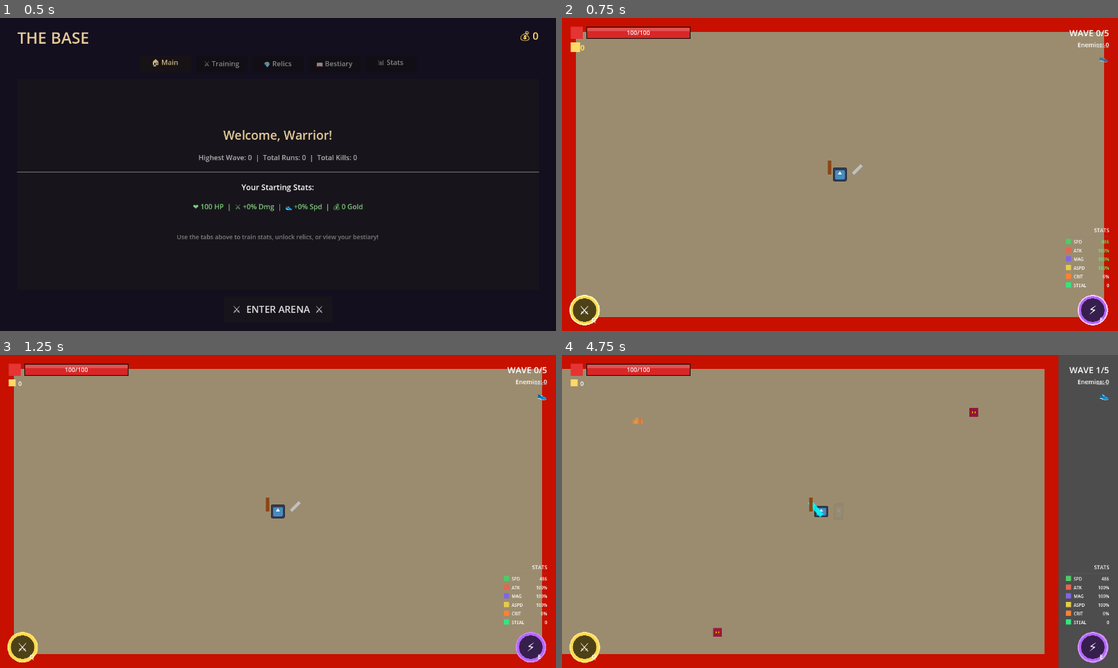
Above: before the commit, frames 1-4 (two rows, left to right).
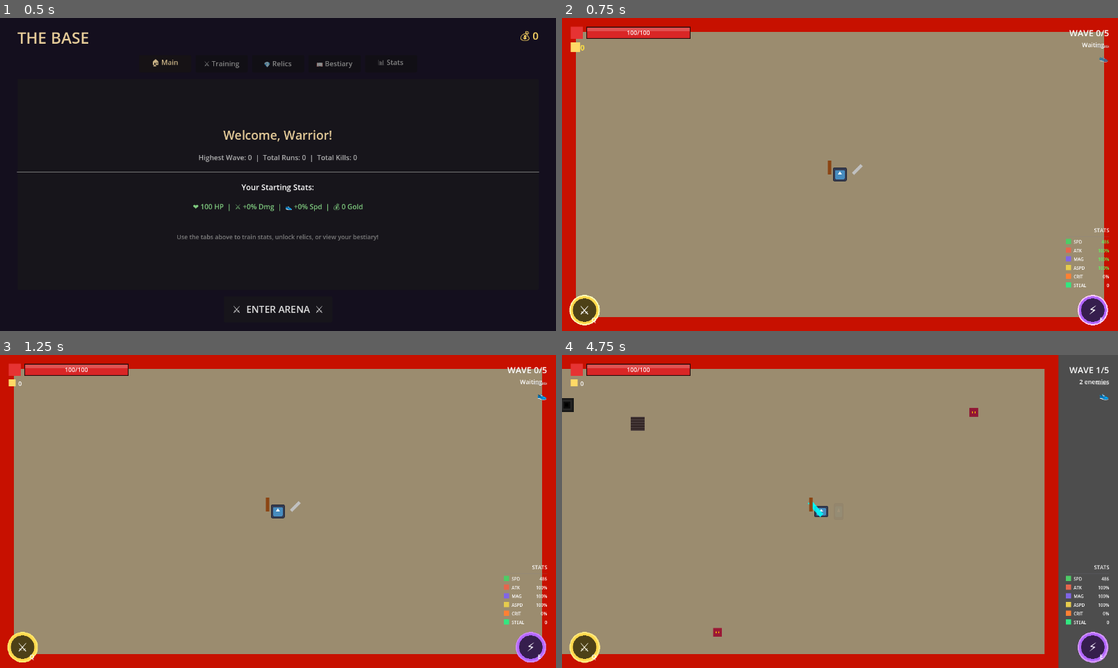
Above: after the commit, the same moments.

Repository: Azgr9/chaos
Game: Godot game, scene res://Scenes/Main/Base.tscn
Two runs of this game, one before a commit and one after it. Both use one fixed random seed, a clock stepped at 60 frames per second and the inputs below. The engine's default icon, where the game draws it, is replaced by a stand-in: a white triangle on a blue panel in a dark square.
Inputs (mouse positions are in pixels of both pictures, inside the frame that each line leads up to):
- Up to frame 1 (0.5 s): no input
- Up to frame 2 (0.75 s): click "⚔️ ENTER ARENA ⚔️" at 0.5 s
- Up to frame 3 (1.25 s): no input
- Up to frame 4 (4.75 s): tap Enter at 1.25 s; move the mouse to (962, 495) at 1.27 s; hold D (move_right) 1.28-2 s; tap Space (dash) at 1.35, 4.35 s; click (962, 495) at 1.42 s; drag from (728, 527) to (867, 508) at 2.02 s; move the mouse to (895, 442) at 2.77 s; hold D (move_right) 2.78-3.5 s; click (895, 442) at 2.85 s; drag from (812, 574) to (851, 511) at 3.52 s; move the mouse to (1006, 558) at 4.27 s; hold A (move_left) from 4.28 s (still down); click (1006, 558) at 4.42 s

Frame 1 is identical in both runs. In frame 2, less than 0.1% of the frame differs, in the area x 92-99%, y 7-10%; in frame 3, less than 0.1%; in frame 4, 0.3%, in the area x 0-99%, y 7-25%.

Commit message:
a

Diff:
--- a/Scenes/hazards/Crusher.tscn
+++ b/Scenes/hazards/Crusher.tscn
@@ -21,7 +21,7 @@
 
 [node name="WarningSprite" type="Sprite2D" parent="."]
 visible = false
-z_index = -1
+z_index = 2
 
 [node name="WarningRect" type="ColorRect" parent="WarningSprite"]
 offset_left = -32.0
@@ -31,7 +31,7 @@
 color = Color(0.4, 0.2, 0.1, 0.5)
 
 [node name="ActiveSprite" type="Sprite2D" parent="."]
-z_index = -2
+z_index = 3
 
 [node name="FloorTile" type="ColorRect" parent="ActiveSprite"]
 offset_left = -32.0
--- a/Scenes/hazards/FireGrate.tscn
+++ b/Scenes/hazards/FireGrate.tscn
@@ -17,7 +17,7 @@
 
 [node name="WarningSprite" type="Sprite2D" parent="."]
 visible = false
-z_index = -1
+z_index = 2
 
 [node name="WarningRect" type="ColorRect" parent="WarningSprite"]
 offset_left = -32.0
@@ -27,10 +27,10 @@
 color = Color(0.5, 0.3, 0.1, 0.5)
 
 [node name="ActiveSprite" type="Sprite2D" parent="."]
-z_index = -1
+z_index = 3
 
 [node name="GrateSprite" type="ColorRect" parent="."]
-z_index = -1
+z_index = 3
 offset_left = -32.0
 offset_top = -32.0
 offset_right = 32.0
--- a/Scenes/hazards/FloorSpikes.tscn
+++ b/Scenes/hazards/FloorSpikes.tscn
@@ -17,7 +17,7 @@
 
 [node name="WarningSprite" type="Sprite2D" parent="."]
 visible = false
-z_index = -1
+z_index = 2
 
 [node name="WarningRect" type="ColorRect" parent="WarningSprite"]
 offset_left = -32.0
@@ -27,15 +27,15 @@
 color = Color(0.3, 0.2, 0.1, 0.5)
 
 [node name="ActiveSprite" type="Sprite2D" parent="."]
-z_index = -1
+z_index = 3
 
 [node name="FloorTile" type="ColorRect" parent="."]
-z_index = -1
+z_index = 3
 offset_left = -32.0
 offset_top = -32.0
 offset_right = 32.0
 offset_bottom = 32.0
-color = Color(0.25, 0.2, 0.18, 1)
+color = Color(0.35, 0.28, 0.22, 1)
 
 [node name="Crack1" type="ColorRect" parent="FloorTile"]
 offset_left = 10.0
--- a/Scenes/hazards/Pit.tscn
+++ b/Scenes/hazards/Pit.tscn
@@ -18,7 +18,7 @@
 
 [node name="WarningSprite" type="Sprite2D" parent="."]
 visible = false
-z_index = -1
+z_index = 2
 
 [node name="WarningCircle" type="ColorRect" parent="WarningSprite"]
 offset_left = -32.0
@@ -35,34 +35,34 @@
 color = Color(1, 0.3, 0.1, 0.8)
 
 [node name="ActiveSprite" type="Sprite2D" parent="."]
-z_index = -2
+z_index = 5
 
 [node name="PitOuter" type="ColorRect" parent="ActiveSprite"]
 offset_left = -32.0
 offset_top = -32.0
 offset_right = 32.0
 offset_bottom = 32.0
-color = Color(0.3, 0.3, 0.3, 1)
+color = Color(0.1, 0.1, 0.1, 1)
 
 [node name="PitMiddle" type="ColorRect" parent="ActiveSprite"]
 offset_left = -24.0
 offset_top = -24.0
 offset_right = 24.0
 offset_bottom = 24.0
-color = Color(0.4, 0.4, 0.4, 1)
+color = Color(0.15, 0.15, 0.15, 1)
 
 [node name="PitCenter" type="ColorRect" parent="ActiveSprite"]
 offset_left = -16.0
 offset_top = -16.0
 offset_right = 16.0
 offset_bottom = 16.0
-color = Color(0.5, 0.5, 0.5, 1)
+color = Color(0.05, 0.05, 0.05, 1)
 
 [node name="PitHighlight" type="ColorRect" parent="ActiveSprite"]
 offset_left = -8.0
 offset_top = -8.0
 offset_right = 8.0
 offset_bottom = 8.0
-color = Color(0.6, 0.6, 0.6, 1)
+color = Color(0.0, 0.0, 0.0, 1)
 
 [node name="AnimationPlayer" type="AnimationPlayer" parent="."]
--- a/Scenes/hazards/SpikeWall.tscn
+++ b/Scenes/hazards/SpikeWall.tscn
@@ -17,7 +17,7 @@
 
 [node name="WarningSprite" type="Sprite2D" parent="."]
 visible = false
-z_index = -1
+z_index = 2
 
 [node name="WarningRect" type="ColorRect" parent="WarningSprite"]
 offset_left = -32.0
--- a/Scripts/Game/GameManager.gd
+++ b/Scripts/Game/GameManager.gd
@@ -20,6 +20,7 @@
 var time_played: float = 0.0
 var damage_dealt: float = 0.0
 var damage_taken: float = 0.0
+var last_player_health: float = -1.0  # Track previous health for cumulative damage
 var gold: int = 0
 var total_gold_collected: int = 0
 
@@ -149,12 +150,16 @@
 
 	enemies_killed_total += 1
 
-func _on_player_damaged(current_health: float, max_health: float):
-	# Track damage taken (this is called when health changes, so we need to track the delta)
-	# Note: This receives the new health value, so we track damage as the difference from max
-	var health_lost = max_health - current_health
-	if health_lost > damage_taken:
-		damage_taken = health_lost
+func _on_player_damaged(current_health: float, _max_health: float):
+	# Track cumulative damage taken
+	if last_player_health < 0:
+		last_player_health = current_health
+		return
+
+	var delta = last_player_health - current_health
+	if delta > 0:  # Only count actual damage, not healing
+		damage_taken += delta
+	last_player_health = current_health
 
 func _show_upgrade_menu():
 	# Get upgrade menu (it's a sibling in the Game scene)
--- a/Scripts/Spells/BasicProjectile.gd
+++ b/Scripts/Spells/BasicProjectile.gd
@@ -74,9 +74,11 @@
 
 func _on_area_entered(area: Area2D):
 	var parent = area.get_parent()
+	if not parent:
+		return
 
 	# Check if it's an enemy hurtbox
-	if not parent in hit_enemies and parent.has_method("take_damage"):
+	if parent not in hit_enemies and parent.has_method("take_damage"):
 		hit_enemies.append(parent)
 
 		# Deal damage with knockback position
--- /dev/null
+++ b/Scripts/Ui/CircleProgress.gd
@@ -0,0 +1,33 @@
+# SCRIPT: CircleProgress.gd
+# Simple control that draws a filled circle with optional bottom-to-top fill
+# LOCATION: res://Scripts/Ui/CircleProgress.gd
+
+extends Control
+
+var circle_color: Color = Color.WHITE
+var fill_percent: float = 1.0  # 0 to 1, fills from bottom
+
+func _draw():
+	var center = size / 2
+	var radius = min(size.x, size.y) / 2
+
+	if fill_percent >= 1.0:
+		# Full circle
+		draw_circle(center, radius, circle_color)
+	elif fill_percent > 0.0:
+		# Partial circle - draw arc from bottom
+		var fill_height = size.y * fill_percent
+		var fill_top = size.y - fill_height
+
+		# Draw using polygon for bottom-to-top fill effect
+		var points = PackedVector2Array()
+		var segments = 64
+
+		for i in range(segments + 1):
+			var angle = PI + (i * TAU / segments)  # Start from bottom
+			var point = center + Vector2(cos(angle), sin(angle)) * radius
+			if point.y >= fill_top:
+				points.append(point)
+
+		if points.size() >= 3:
+			draw_colored_polygon(points, circle_color)
--- a/Scripts/Ui/DebugMenu.gd
+++ b/Scripts/Ui/DebugMenu.gd
@@ -18,11 +18,24 @@
 }
 
 # ============================================
+# HAZARD SCENES FOR SPAWNING
+# ============================================
+const HAZARD_SCENES = {
+	"Pit": preload("res://Scenes/hazards/Pit.tscn"),
+	"FireGrate": preload("res://Scenes/hazards/FireGrate.tscn"),
+	"FloorSpikes": preload("res://Scenes/hazards/FloorSpikes.tscn"),
+	"SpikeWall": preload("res://Scenes/hazards/SpikeWall.tscn"),
+	"Crusher": preload("res://Scenes/hazards/Crusher.tscn")
+}
+
+# ============================================
 # STATE
 # ============================================
 var is_open: bool = false
 var is_dragging_enemy: bool = false
+var is_dragging_hazard: bool = false
 var dragging_enemy_type: String = ""
+var dragging_hazard_type: String = ""
 var drag_preview: ColorRect = null
 var wave_manager: WaveManager = null
 var player_reference: Node2D = null
@@ -32,6 +45,7 @@
 # UI References
 var panel: PanelContainer = null
 var enemy_buttons: Dictionary = {}
+var hazard_buttons: Dictionary = {}
 var freeze_button: Button = null
 
 # ============================================
@@ -70,15 +84,18 @@
 		get_viewport().set_input_as_handled()
 		return
 
-	# Handle drag and drop for enemy spawning
-	if is_open and is_dragging_enemy:
+	# Handle drag and drop for enemy/hazard spawning
+	if is_open and (is_dragging_enemy or is_dragging_hazard):
 		if event is InputEventMouseMotion:
 			if drag_preview:
 				drag_preview.global_position = get_viewport().get_mouse_position() - Vector2(20, 20)
 
 		if event is InputEventMouseButton and event.button_index == MOUSE_BUTTON_LEFT:
 			if not event.pressed:  # Mouse released
-				_spawn_enemy_at_mouse()
+				if is_dragging_enemy:
+					_spawn_enemy_at_mouse()
+				elif is_dragging_hazard:
+					_spawn_hazard_at_mouse()
 				_end_drag()
 
 func toggle_debug_menu():
@@ -272,6 +289,47 @@
 		btn.pressed.connect(_on_spawn_button_pressed.bind(enemy_name))
 		grid.add_child(btn)
 		enemy_buttons[enemy_name] = btn
+
+	vbox.add_child(HSeparator.new())
+
+	# === SPAWN HAZARDS ===
+	var hazard_label = Label.new()
+	hazard_label.text = "SPAWN HAZARDS"
+	hazard_label.add_theme_color_override("font_color", Color(0.9, 0.4, 0.4))
+	hazard_label.add_theme_font_size_override("font_size", 14)
+	vbox.add_child(hazard_label)
+
+	var hazard_hint = Label.new()
+	hazard_hint.text = "Click & drag to arena"
+	hazard_hint.add_theme_color_override("font_color", Color(0.5, 0.5, 0.5))
+	hazard_hint.add_theme_font_size_override("font_size", 11)
+	vbox.add_child(hazard_hint)
+
+	# Hazard spawn buttons (2 columns)
+	var hazard_grid = GridContainer.new()
+	hazard_grid.columns = 2
+	hazard_grid.add_theme_constant_override("h_separation", 5)
+	hazard_grid.add_theme_constant_override("v_separation", 5)
+	vbox.add_child(hazard_grid)
+
+	var hazard_colors = {
+		"Pit": Color(0.2, 0.2, 0.2),
+		"FireGrate": Color(1.0, 0.5, 0.1),
+		"FloorSpikes": Color(0.5, 0.5, 0.6),
+		"SpikeWall": Color(0.6, 0.6, 0.7),
+		"Crusher": Color(0.4, 0.3, 0.5)
+	}
+
+	for hazard_name in HAZARD_SCENES.keys():
+		var btn = _create_spawn_button(hazard_name, hazard_colors.get(hazard_name, Color.WHITE))
+		btn.pressed.connect(_on_hazard_button_pressed.bind(hazard_name))
+		hazard_grid.add_child(btn)
+		hazard_buttons[hazard_name] = btn
+
+	# Clear All Hazards button
+	var clear_hazards_btn = _create_button("Clear All Hazards", Color(0.8, 0.3, 0.3))
+	clear_hazards_btn.pressed.connect(_on_clear_hazards_pressed)
+	vbox.add_child(clear_hazards_btn)
 
 	vbox.add_child(HSeparator.new())
 
@@ -430,7 +488,77 @@
 
 func _end_drag():
 	is_dragging_enemy = false
+	is_dragging_hazard = false
 	dragging_enemy_type = ""
+	dragging_hazard_type = ""
 	if drag_preview:
 		drag_preview.queue_free()
 		drag_preview = null
+
+# ============================================
+# HAZARD SPAWNING
+# ============================================
+func _on_hazard_button_pressed(hazard_name: String):
+	is_dragging_hazard = true
+	dragging_hazard_type = hazard_name
+
+	# Create drag preview
+	drag_preview = ColorRect.new()
+	drag_preview.size = Vector2(40, 40)
+
+	# Color based on hazard type
+	var preview_colors = {
+		"Pit": Color(0.1, 0.1, 0.1, 0.9),
+		"FireGrate": Color(1.0, 0.5, 0.1, 0.7),
+		"FloorSpikes": Color(0.5, 0.5, 0.6, 0.7),
+		"SpikeWall": Color(0.6, 0.6, 0.7, 0.7),
+		"Crusher": Color(0.4, 0.3, 0.5, 0.7)
+	}
+	drag_preview.color = preview_colors.get(hazard_name, Color(0.8, 0.4, 0.4, 0.7))
+	drag_preview.mouse_filter = Control.MOUSE_FILTER_IGNORE
+	add_child(drag_preview)
+	drag_preview.global_position = get_viewport().get_mouse_position() - Vector2(20, 20)
+
+	# Add label to preview
+	var label = Label.new()
+	label.text = hazard_name[0]  # First letter
+	label.add_theme_font_size_override("font_size", 20)
+	label.horizontal_alignment = HORIZONTAL_ALIGNMENT_CENTER
+	label.vertical_alignment = VERTICAL_ALIGNMENT_CENTER
+	label.size = Vector2(40, 40)
+	label.mouse_filter = Control.MOUSE_FILTER_IGNORE
+	drag_preview.add_child(label)
+
+	print("[DEBUG] Dragging %s hazard - release to spawn" % hazard_name)
+
+func _spawn_hazard_at_mouse():
+	if dragging_hazard_type == "" or not HAZARD_SCENES.has(dragging_hazard_type):
+		return
+
+	var mouse_pos = get_viewport().get_mouse_position()
+
+	# Get camera offset to convert screen position to world position
+	var camera = get_viewport().get_camera_2d()
+	var world_pos = mouse_pos
+	if camera:
+		world_pos = camera.get_screen_center_position() - get_viewport().get_visible_rect().size / 2 + mouse_pos
+
+	# Spawn the hazard
+	var hazard_scene = HAZARD_SCENES[dragging_hazard_type]
+	var hazard = hazard_scene.instantiate()
+	hazard.global_position = world_pos
+
+	# Add to game scene
+	var game_scene = get_tree().current_scene
+	game_scene.add_child(hazard)
+
+	print("[DEBUG] Spawned %s hazard at %s" % [dragging_hazard_type, world_pos])
+
+func _on_clear_hazards_pressed():
+	var hazards = get_tree().get_nodes_in_group("hazards")
+	var count = 0
+	for hazard in hazards:
+		if is_instance_valid(hazard):
+			hazard.queue_free()
+			count += 1
+	print("[DEBUG] Cleared %d hazards" % count)
--- a/Scripts/Ui/HUD.gd
+++ b/Scripts/Ui/HUD.gd
@@ -26,6 +26,9 @@
 # Wave Info (new paths)
 @onready var wave_label: Label = $WaveInfo/WaveLabel
 @onready var enemies_label: Label = $WaveInfo/EnemiesLabel
+
+# Preload circle script (avoids runtime compilation)
+const CircleProgressScript = preload("res://Scripts/Ui/CircleProgress.gd")
 
 # Skill UI containers
 @onready var sword_skill_container: Control = $SwordSkillContainer/SwordSkill
@@ -108,6 +111,8 @@
 			wave_manager.enemy_killed.connect(_on_enemy_killed)
 		if wave_manager.has_signal("wave_completed"):
 			wave_manager.wave_completed.connect(_on_wave_completed)
+		if wave_manager.has_signal("enemy_spawned"):
+			wave_manager.enemy_spawned.connect(_on_enemy_spawned)
 
 	# Game manager signals
 	if game_manager:
@@ -121,7 +126,7 @@
 func _initialize_ui():
 	# Set initial values
 	wave_label.text = "WAVE 0/5"
-	enemies_label.text = "Enemies: 0"
+	enemies_label.text = "Waiting..."
 	gold_label.text = "0"
 
 	# Set initial health
@@ -254,49 +259,9 @@
 func _create_circle_control(diameter: float, color: Color) -> Control:
 	var control = Control.new()
 	control.size = Vector2(diameter, diameter)
-	control.set_script(_get_circle_script())
+	control.set_script(CircleProgressScript)
 	control.set("circle_color", color)
 	return control
-
-func _get_circle_script() -> GDScript:
-	# Return a simple script that draws a circle
-	var script = GDScript.new()
-	script.source_code = """
-extends Control
-
-var circle_color: Color = Color.WHITE
-var fill_percent: float = 1.0  # 0 to 1, fills from bottom
-
-func _draw():
-	var center = size / 2
-	var radius = min(size.x, size.y) / 2
-
-	if fill_percent >= 1.0:
-		# Full circle
-		draw_circle(center, radius, circle_color)
-	elif fill_percent > 0.0:
-		# Partial circle - draw arc from bottom
-		# Calculate the y position where fill starts
-		var fill_height = size.y * fill_percent
-		var fill_top = size.y - fill_height
-
-		# Draw using polygon for bottom-to-top fill effect
-		var points = PackedVector2Array()
-		var segments = 64
-
-		for i in range(segments + 1):
-			var angle = PI + (i * TAU / segments)  # Start from bottom
-			var point = center + Vector2(cos(angle), sin(angle)) * radius
-			# Only include points that are below fill_top or at the edge
-			if point.y >= fill_top:
-				points.append(point)
-
-		if points.size() >= 3:
-			draw_colored_polygon(points, circle_color)
-	# If fill_percent <= 0, draw nothing
-"""
-	script.reload()
-	return script
 
 func _update_skill_cooldowns():
 	var pulse = (sin(time_alive * 6.0) + 1.0) / 2.0  # 0 to 1 pulse
@@ -461,12 +426,27 @@
 	tween.tween_property(wave_label, "modulate", Color.WHITE, 1.0)
 
 func _on_enemy_killed(enemies_remaining: int):
-	enemies_label.text = "Enemies: %d" % enemies_remaining
-
-	# Small pulse
+	_update_enemies_display(enemies_remaining)
+
+	# Green flash on kill
+	enemies_label.modulate = Color.GREEN
 	enemies_label.scale = Vector2(1.1, 1.1)
 	var tween = create_tween()
 	tween.tween_property(enemies_label, "scale", Vector2.ONE, 0.2).set_trans(Tween.TRANS_BACK)
+	tween.parallel().tween_property(enemies_label, "modulate", Color.WHITE, 0.3)
+
+func _on_enemy_spawned(_enemy: Node):
+	if wave_manager:
+		_update_enemies_display(wave_manager.enemies_alive)
+
+func _update_enemies_display(alive_count: int):
+	if alive_count == 0:
+		enemies_label.text = "Clear!"
+		enemies_label.modulate = Color.GREEN
+	elif alive_count == 1:
+		enemies_label.text = "1 enemy"
+	else:
+		enemies_label.text = "%d enemies" % alive_count
 
 func _pulse_bar(bar: ColorRect):
 	var original_scale = bar.scale
--- a/Scripts/hazards/FireGrateHazard.gd
+++ b/Scripts/hazards/FireGrateHazard.gd
@@ -120,21 +120,44 @@
 
 	var tick_damage = damage_per_second * damage_tick_rate
 
+	# Apply fire resistance for player
+	var final_damage = _calculate_fire_damage(body, tick_damage)
+	if final_damage <= 0:
+		return
+
 	if body.has_method("take_damage"):
 		if body.is_in_group("player"):
-			body.take_damage(tick_damage, global_position)
+			body.take_damage(final_damage, global_position)
 		else:
-			# No knockback for fire damage
-			body.take_damage(tick_damage, Vector2.ZERO, 0.0, 0.0)
+			body.take_damage(final_damage, Vector2.ZERO, 0.0, 0.0)
 
-		body_damaged.emit(body, tick_damage)
+		body_damaged.emit(body, final_damage)
 
 		# Show damage number (less frequently to avoid spam)
-		if randf() < 0.5:  # 50% chance to show number
-			_spawn_fire_damage_number(body, tick_damage)
+		if randf() < 0.5:
+			_spawn_fire_damage_number(body, final_damage)
 
-		# Play sizzle effect on body
 		_play_sizzle_effect(body)
+
+func _calculate_fire_damage(body: Node2D, base_damage: float) -> float:
+	if not body.is_in_group("player"):
+		return base_damage
+
+	if not "stats" in body or body.stats == null:
+		return base_damage
+
+	var final_damage = base_damage
+	var stats = body.stats
+
+	# General hazard resistance
+	if "hazard_resistance" in stats:
+		final_damage *= (1.0 - stats.hazard_resistance)
+
+	# Fire-specific resistance
+	if "fire_resistance" in stats:
+		final_damage *= (1.0 - stats.fire_resistance)
+
+	return final_damage
 
 func _spawn_fire_damage_number(body: Node2D, damage_amount: float) -> void:
 	var damage_number = DamageNumber.instantiate()
--- a/Scripts/hazards/Hazard.gd
+++ b/Scripts/hazards/Hazard.gd
@@ -84,14 +84,16 @@
 	# Setup collision
 	_setup_collision()
 
+	# Call subclass setup FIRST so it can modify warning_duration etc
+	_setup_hazard()
+
 	# Start in warning state
 	if warning_duration > 0:
 		show_warning()
 	else:
 		activate()
 
-	# Call subclass setup
-	_setup_hazard()
+	print("[Hazard] Spawned %s at %s (type=%d, damage=%d, instant_kill=%s)" % [name, global_position, hazard_type, int(damage), is_instant_kill])
 
 func _setup_collision() -> void:
 	# Set collision layer to hazards (layer 11)
@@ -111,6 +113,8 @@
 	if not can_affect(body):
 		return
 
+	print("[Hazard] %s entered %s (is_active=%s, is_warning=%s)" % [body.name, name, is_active, is_warning])
+
 	if body not in bodies_in_hazard:
 		bodies_in_hazard.append(body)
 
@@ -195,8 +199,13 @@
 	# Calculate final damage after resistances
 	var final_damage = _calculate_damage_after_resistance(body, damage)
 
+	# Debug print
+	var type_name = _get_hazard_type_name()
+	print("[Hazard] %s dealing %.1f damage to %s (base: %.1f, after resistance: %.1f)" % [type_name, final_damage, body.name, damage, final_damage])
+
 	# If fully resisted, skip
 	if final_damage <= 0:
+		print("[Hazard] Damage fully resisted!")
 		return
 
 	if body.has_method("take_damage"):
@@ -209,6 +218,15 @@
 
 		body_damaged.emit(body, final_damage)
 		_spawn_damage_number(body, final_damage)
+
+func _get_hazard_type_name() -> String:
+	match hazard_type:
+		HazardType.DEATH_ZONE: return "Pit"
+		HazardType.IMPACT: return "SpikeWall"
+		HazardType.HIDDEN: return "FloorSpikes"
+		HazardType.TIMED: return "Crusher"
+		HazardType.ZONE: return "FireGrate"
+	return "Unknown"
 
 func _calculate_damage_after_resistance(body: Node2D, base_damage: float) -> float:
 	# Only player has resistance stats
@@ -243,6 +261,9 @@
 	if not is_instance_valid(body):
 		return
 
+	var type_name = _get_hazard_type_name()
+	print("[Hazard] %s INSTANT KILL on %s at position %s!" % [type_name, body.name, global_position])
+
 	# Check for pit immunity (player only)
 	if body.is_in_group("player") and hazard_type == HazardType.DEATH_ZONE:
 		if "stats" in body and body.stats != null:
@@ -254,9 +275,11 @@
 	body_killed.emit(body)
 
 	if body.has_method("die"):
+		print("[Hazard] Calling die() on %s" % body.name)
 		body.die()
 	elif body.has_method("take_damage"):
 		# Deal massive damage as fallback
+		print("[Hazard] Calling take_damage(9999) on %s" % body.name)
 		if body.is_in_group("player"):
 			body.take_damage(9999.0, global_position)
 		else:
--- a/Scripts/hazards/PitHazard.gd
+++ b/Scripts/hazards/PitHazard.gd
@@ -30,9 +30,13 @@
 	# Pits are always visible - no warning needed
 	warning_duration = 0.0
 
-	# Force ActiveSprite visible immediately
-	if active_sprite:
-		active_sprite.visible = true
+	# Force ActiveSprite visible immediately (get node directly since @onready may not be ready)
+	var pit_sprite = get_node_or_null("ActiveSprite")
+	if pit_sprite:
+		pit_sprite.visible = true
+		print("[PitHazard] ActiveSprite set to visible")
+	else:
+		print("[PitHazard] WARNING: ActiveSprite not found!")
 
 	# Add to death zone group for enemy avoidance
 	add_to_group("death_zone_hazards")
Not shown, added: Scripts/Ui/CircleProgress.gd.uid
